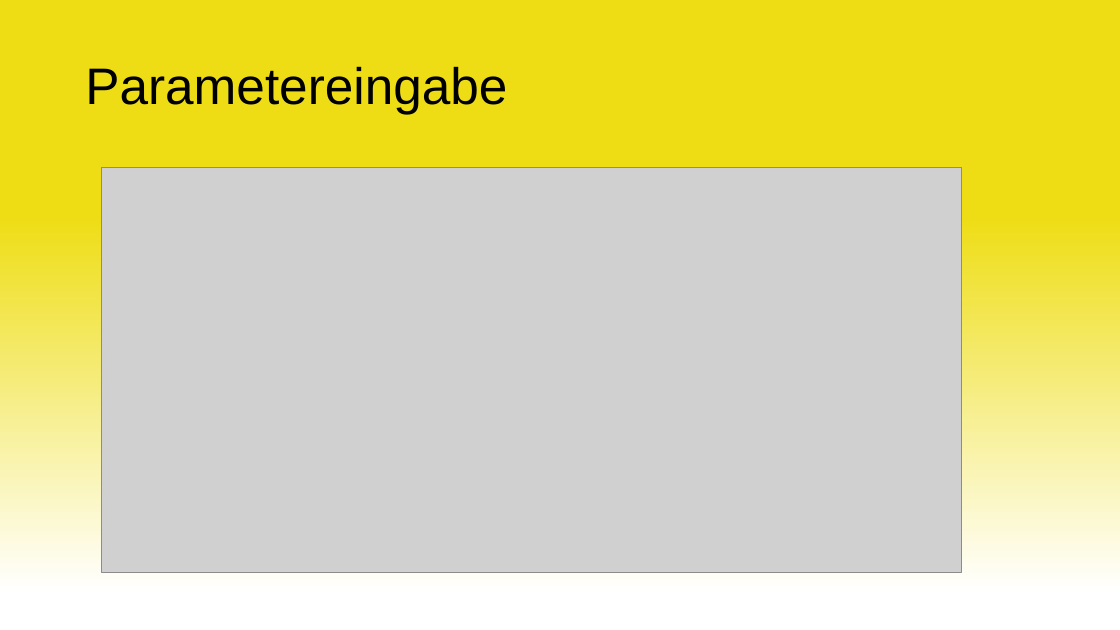
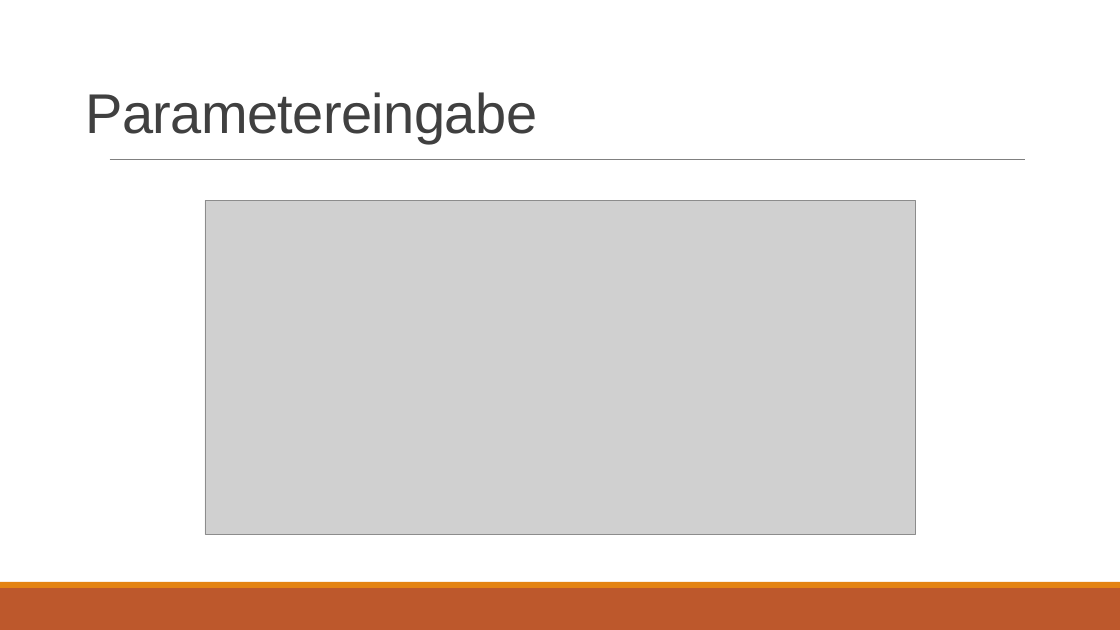
Before and after one commit to Swissmade41/EMI-Filter, a slide deck: slide 11 of Präsentation/Zwischenpräsentation.pptx (slide 15 before the commit). Drawn at 1120x630 pixels with LibreOffice and Linux fonts; fonts in the diff are those of the drawing; grey boxes stand for pictures. Boxes give left, top, right and bottom in pixels: in the first picture for what was removed or moved away, otherwise in the second. Text is boxed around its words. In the diff, an @@ line names an element or a change of style, - is before the commit and + after.

Commit message:
Update Zwischenpräsentation.pptx
Design angepasst
Präsi umstrukturiert

```diff
--- a/Präsentation/Zwischenpräsentation.pptx
+++ b/Präsentation/Zwischenpräsentation.pptx
@@ background gradient #FFFFFF to #EEDD14 to #FFFFFF @@
@@ title "Parametereingabe" at box(85, 92, 537, 142): size 44 to 48 pt, text colour #000000 to #404040, letter spacing 0 to -0.5 pt; line spacing 0.9 to 0.85; vertical alignment middle to bottom @@
@@ line added from (110, 160) to (1026, 160), #808080 0.5 pt @@
@@ picture: place and size @@
-picture at box(102, 168, 962, 573)
+picture at box(205, 201, 915, 535)
@@ rectangle added at box(0, 588, 1120, 630), fill #BD582C @@
@@ rectangle added at box(0, 582, 1120, 588), fill #E48312 @@
```
Also in this commit, not shown: 10 other slides changed, 5 slides added, 8 slides removed.
